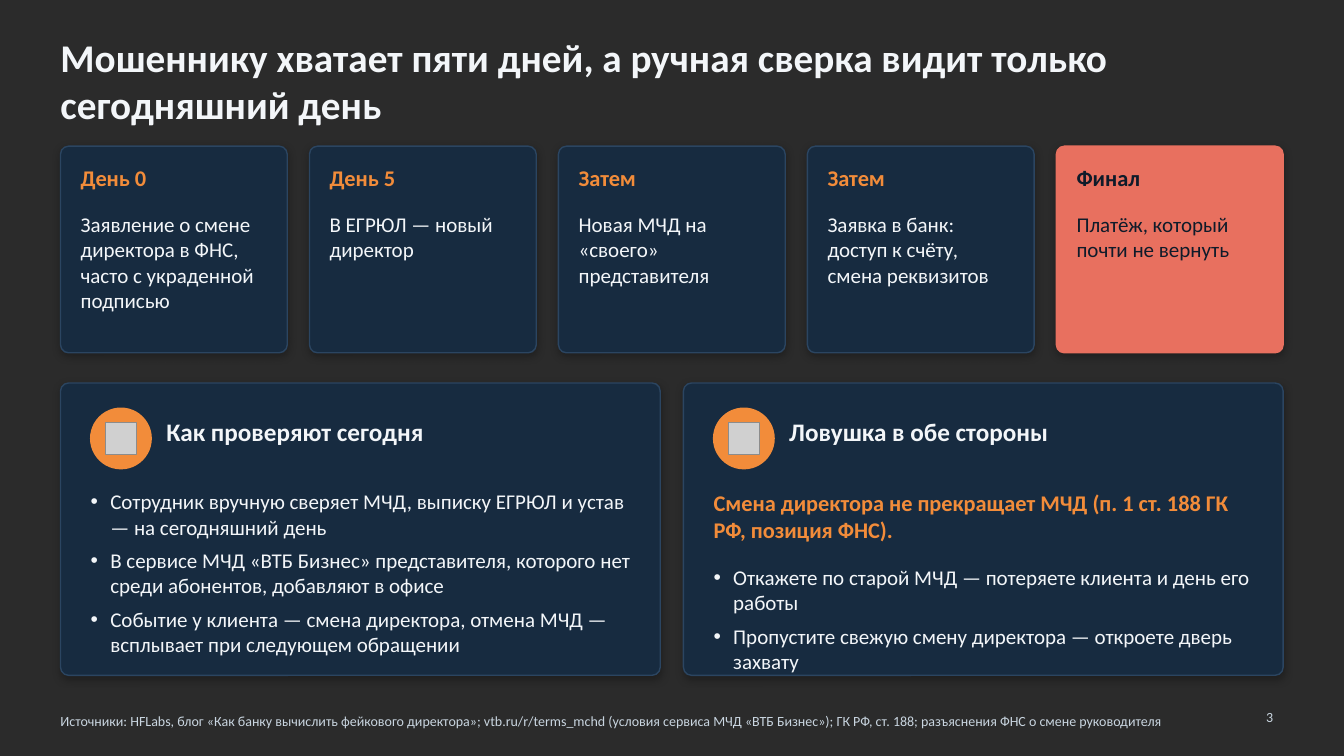
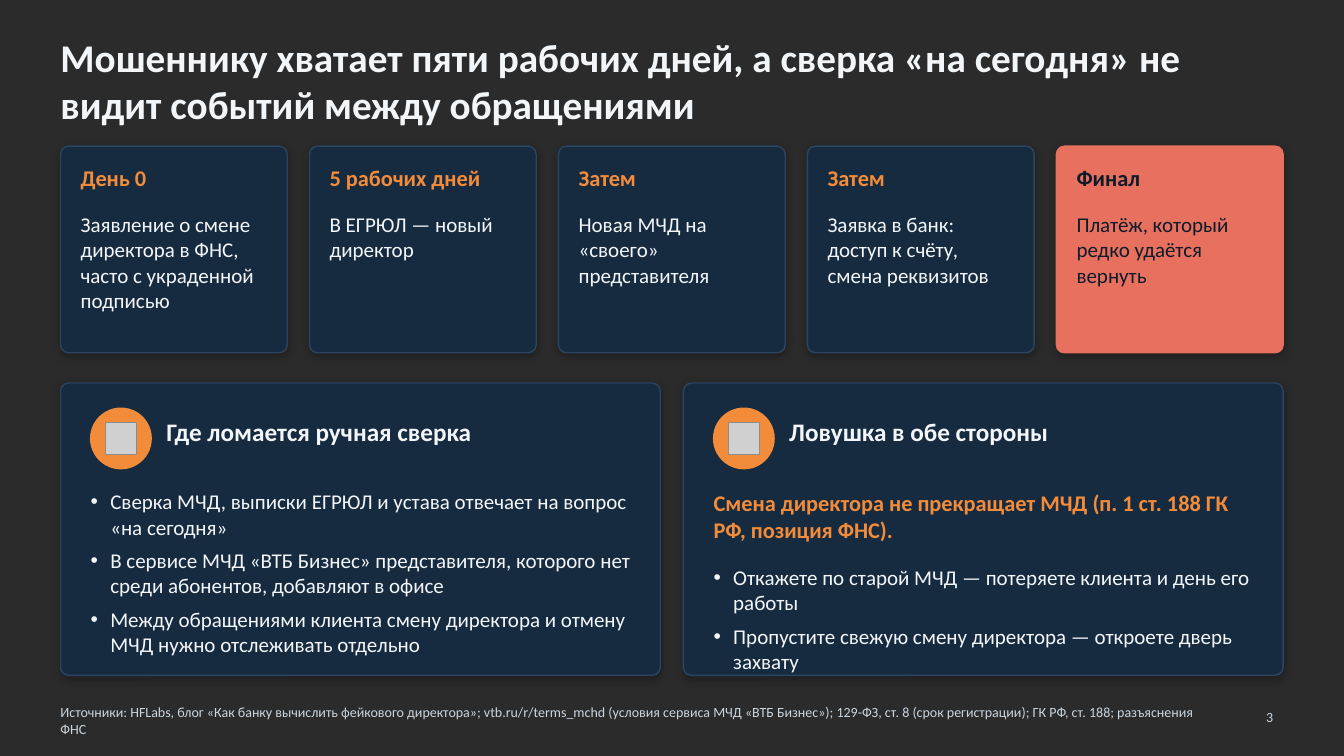
Before and after one commit to KonkovDV/Mandat, a slide deck: slide 3 of Mandat_VTB.pptx. Drawn at 1344x756 pixels with LibreOffice and Linux fonts; fonts in the diff are those of the drawing; grey boxes stand for pictures; background and template pictures are left out; a plain dark background stands for a picture behind light text. Boxes give left, top, right and bottom in pixels: in the first picture for what was removed or moved away, otherwise in the second. Text is boxed around its words. In the diff, an @@ line names an element or a change of style, - is before the commit and + after.

```diff
--- a/Mandat_VTB.pptx
+++ b/Mandat_VTB.pptx
@@ title at [60, 45, 1180, 126]: text changed @@
-Мошеннику хватает пяти дней, а ручная сверка видит только сегодняшний день
+Мошеннику хватает пяти рабочих дней, а сверка «на сегодня» не видит событий между обращениями
@@ text at [330, 170, 480, 190]: text changed @@
-День 5
+5 рабочих дней
@@ text at [1077, 218, 1229, 287]: text changed @@
-Платёж, который почти не вернуть
+Платёж, который редко удаётся вернуть
@@ text at [166, 424, 471, 445]: text changed @@
-Как проверяют сегодня
+Где ломается ручная сверка
@@ text at [110, 495, 626, 539]: text changed @@
-• Сотрудник вручную сверяет МЧД, выписку ЕГРЮЛ и устав — на сегодняшний день
+• Сверка МЧД, выписки ЕГРЮЛ и устава отвечает на вопрос «на сегодня»
@@ text at [110, 612, 625, 656]: text changed @@
-• Событие у клиента — смена директора, отмена МЧД — всплывает при следующем обращении
+• Между обращениями клиента смену директора и отмену МЧД нужно отслеживать отдельно
@@ text at [60, 707, 1193, 734]: text changed @@
-Источники: HFLabs, блог «Как банку вычислить фейкового директора»; vtb.ru/r/terms_mchd (условия сервиса МЧД «ВТБ Бизнес»); ГК РФ, ст. 188; разъяснения ФНС о смене руководителя
+Источники: HFLabs, блог «Как банку вычислить фейкового директора»; vtb.ru/r/terms_mchd (условия сервиса МЧД «ВТБ Бизнес»); 129-ФЗ, ст. 8 (срок регистрации); ГК РФ, ст. 188; разъяснения ФНС
```
Also in this commit, not shown: 21 other slides changed, 6 other files.
